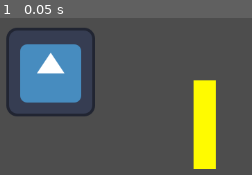
Above: before the commit, frame 1.
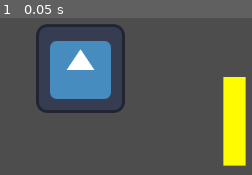
Above: after the commit, the same moment.

Repository: BenBeardComedy/school-bus-driver-simulator
Game: Godot game, scene res://Stages/demo.tscn
Same seed, same stepped clock (60 frames per second), same inputs: the game is played once before the commit and once after it. The engine's default icon, where the game draws it, is replaced by a stand-in: a white triangle on a blue panel in a dark square.
Inputs:
- Up to frame 1 (0.05 s): no input

The runs differ from the first frame. In frame 1, 24% of the frame differs, in the area x 2-98%, y 3-97%.

Commit message:
Follow camera for player
The follow camera will lerp to a marker on the school bus, depending on which gear the player is in to make it easier to see what is ahead when driving forwards or backwards.

Diff:
--- /dev/null
+++ b/Entities/FollowCam/follow_cam.gd
@@ -0,0 +1,21 @@
+extends Camera2D
+
+
+@export var target:Node2D
+
+@onready var rotation_offset:float = deg_to_rad(90)
+
+
+# Called when the node enters the scene tree for the first time.
+func _ready() -> void:
+	if target:
+		self.transform = target.transform
+		self.position = target.get_target_marker()
+
+
+# Called every frame. 'delta' is the elapsed time since the previous frame.
+func _process(delta: float) -> void:
+	if target:
+		self.rotation = target.rotation + rotation_offset
+		var target_marker_position = target.get_target_marker()
+		self.position = lerp(self.position, target_marker_position, 0.1)
--- /dev/null
+++ b/Entities/FollowCam/follow_cam.tscn
@@ -0,0 +1,7 @@
+[gd_scene load_steps=2 format=3 uid="uid://ccq5fsmoqrcfe"]
+
+[ext_resource type="Script" uid="uid://im7yrrtx22if" path="res://Entities/FollowCam/follow_cam.gd" id="1_p2lbd"]
+
+[node name="FollowCam" type="Camera2D"]
+ignore_rotation = false
+script = ExtResource("1_p2lbd")
--- a/Entities/School Bus/school_bus.tscn
+++ /dev/null
@@ -1,35 +0,0 @@
-[gd_scene load_steps=5 format=3 uid="uid://cx357bjxnhbni"]
-
-[ext_resource type="Script" uid="uid://du443o7msefwu" path="res://Entities/School Bus/school_bus.gd" id="1_e4cmg"]
-[ext_resource type="Texture2D" uid="uid://beno6h6ontlum" path="res://Entities/School Bus/Art/SchoolBus.png" id="2_3tloi"]
-[ext_resource type="Texture2D" uid="uid://b1qu3n3xuxtee" path="res://icon.svg" id="2_xm107"]
-
-[sub_resource type="CapsuleShape2D" id="CapsuleShape2D_j5jtn"]
-radius = 16.0
-height = 128.0
-
-[node name="SchoolBus" type="CharacterBody2D"]
-script = ExtResource("1_e4cmg")
-
-[node name="SchoolBus" type="Sprite2D" parent="."]
-position = Vector2(-15, 0)
-texture = ExtResource("2_3tloi")
-
-[node name="CollisionShape2D" type="CollisionShape2D" parent="."]
-position = Vector2(-15, 0)
-rotation = 1.5708
-shape = SubResource("CapsuleShape2D_j5jtn")
-
-[node name="FrontWheel" type="Sprite2D" parent="."]
-visible = false
-position = Vector2(35, 0)
-rotation = 1.5708
-scale = Vector2(0.05, 0.1)
-texture = ExtResource("2_xm107")
-
-[node name="RearWheel" type="Sprite2D" parent="."]
-visible = false
-position = Vector2(-35, 0)
-rotation = 1.5708
-scale = Vector2(0.05, 0.1)
-texture = ExtResource("2_xm107")
--- a/Entities/School Bus/school_bus.gd
+++ b/Entities/SchoolBus/school_bus.gd
@@ -6,6 +6,10 @@
 	NEUTRAL,
 	DRIVE
 }
+
+
+@onready var drive_marker_2d: Marker2D = $DriveMarker2D
+@onready var reverse_marker_2d: Marker2D = $ReverseMarker2D
 
 
 var wheel_base:float = 70  # Distance from front to rear wheel
@@ -126,3 +130,9 @@
 	if d < 0:
 		velocity = -new_heading * velocity.length()
 	rotation = new_heading.angle()
+
+func get_target_marker() -> Vector2:
+	if current_gear == Gear.REVERSE:
+		return reverse_marker_2d.global_position
+
+	return drive_marker_2d.global_position
--- /dev/null
+++ b/Entities/SchoolBus/school_bus.tscn
@@ -0,0 +1,26 @@
+[gd_scene load_steps=4 format=3 uid="uid://cx357bjxnhbni"]
+
+[ext_resource type="Script" uid="uid://du443o7msefwu" path="res://Entities/SchoolBus/school_bus.gd" id="1_e4cmg"]
+[ext_resource type="Texture2D" uid="uid://beno6h6ontlum" path="res://Entities/SchoolBus/Art/SchoolBus.png" id="2_3tloi"]
+
+[sub_resource type="CapsuleShape2D" id="CapsuleShape2D_j5jtn"]
+radius = 16.0
+height = 128.0
+
+[node name="SchoolBus" type="CharacterBody2D"]
+script = ExtResource("1_e4cmg")
+
+[node name="SchoolBus" type="Sprite2D" parent="."]
+position = Vector2(-15, 0)
+texture = ExtResource("2_3tloi")
+
+[node name="CollisionShape2D" type="CollisionShape2D" parent="."]
+position = Vector2(-15, 0)
+rotation = 1.5708
+shape = SubResource("CapsuleShape2D_j5jtn")
+
+[node name="DriveMarker2D" type="Marker2D" parent="."]
+position = Vector2(90, 0)
+
+[node name="ReverseMarker2D" type="Marker2D" parent="."]
+position = Vector2(-120, 0)
--- a/Stages/demo.tscn
+++ b/Stages/demo.tscn
@@ -1,7 +1,8 @@
-[gd_scene load_steps=3 format=3 uid="uid://p1qpps3q5c88"]
+[gd_scene load_steps=4 format=3 uid="uid://p1qpps3q5c88"]
 
-[ext_resource type="PackedScene" uid="uid://cx357bjxnhbni" path="res://Entities/School Bus/school_bus.tscn" id="1_qsm04"]
+[ext_resource type="PackedScene" uid="uid://cx357bjxnhbni" path="res://Entities/SchoolBus/school_bus.tscn" id="1_qsm04"]
 [ext_resource type="Texture2D" uid="uid://b1qu3n3xuxtee" path="res://icon.svg" id="2_mw854"]
+[ext_resource type="PackedScene" uid="uid://ccq5fsmoqrcfe" path="res://Entities/FollowCam/follow_cam.tscn" id="3_mw854"]
 
 [node name="Demo" type="Node2D"]
 
@@ -12,3 +13,6 @@
 [node name="SchoolBus" parent="." instance=ExtResource("1_qsm04")]
 position = Vector2(533, 419)
 rotation = -1.5708
+
+[node name="FollowCam" parent="." node_paths=PackedStringArray("target") instance=ExtResource("3_mw854")]
+target = NodePath("../SchoolBus")
Not shown, added: Entities/FollowCam/follow_cam.gd.uid
Renamed: Entities/School Bus/Art/SchoolBus.png -> Entities/SchoolBus/Art/SchoolBus.png
Not shown, changed: Entities/SchoolBus/Art/SchoolBus.png.import
Renamed: Entities/School Bus/school_bus.gd.uid -> Entities/SchoolBus/school_bus.gd.uid
Not shown, added: Entities/SchoolBus/.DS_Store
Not shown, added: Entities/SchoolBus/Art/SchoolBus.psd
